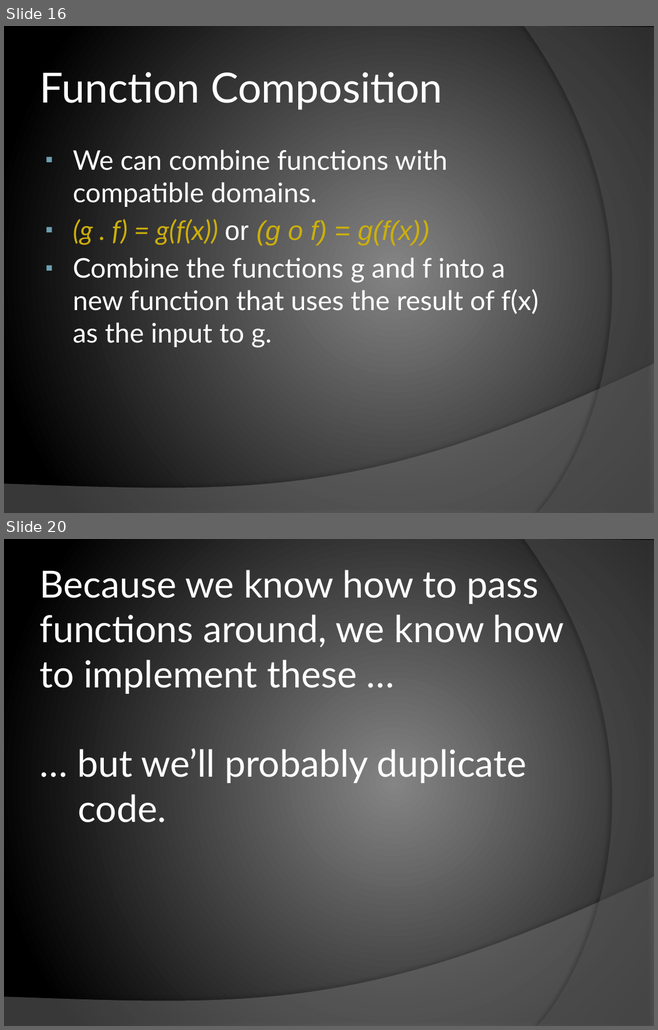
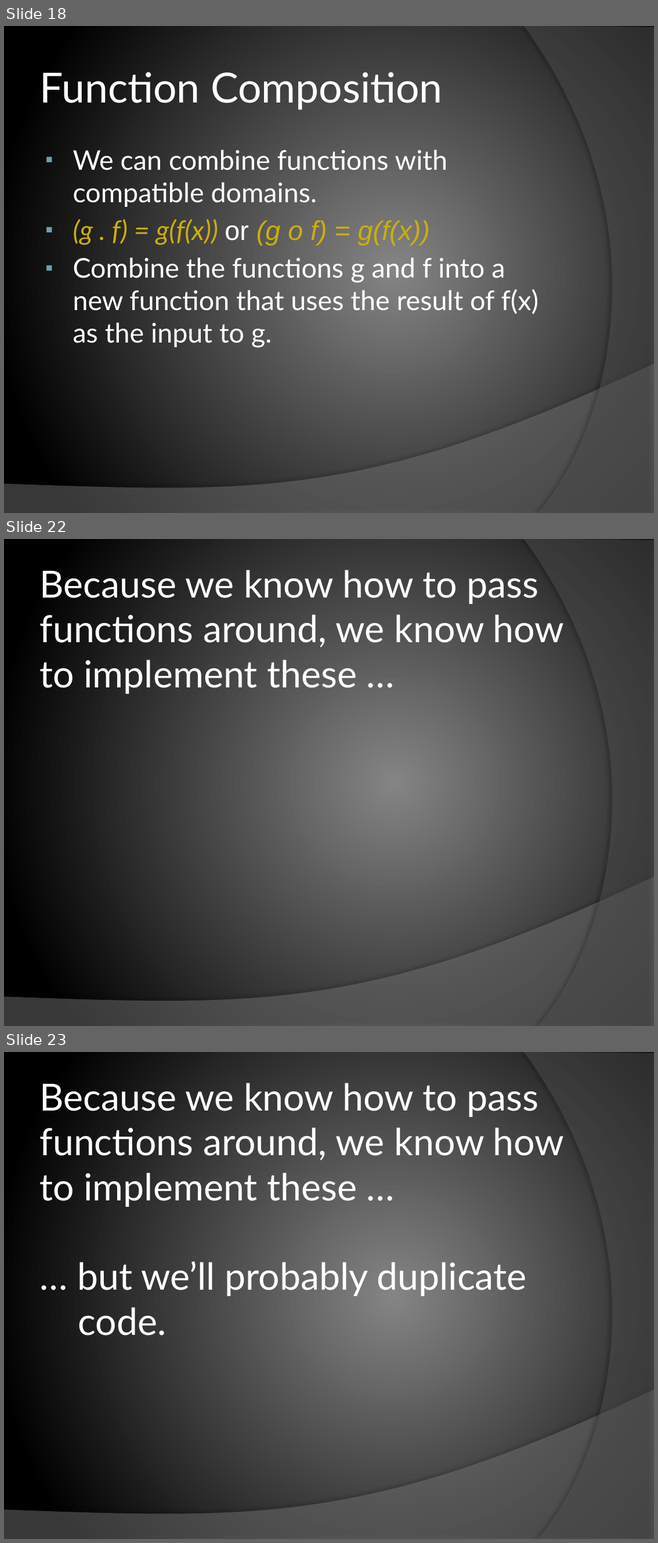
Before and after one commit to chrislewis/JaxFunc_0_ImperativelyFunctional, a slide deck: JaxFunc.pptx. Shown one above the other, each under a label of ours: slides 16 and 20 before the commit, slides 18, 22 and 23 after it; the slides between them are not shown. The pictures are 658x1030 and 658x1543 pixels, drawn with LibreOffice and Linux fonts; fonts in the diff are those of the drawing. Boxes give left, top, right and bottom in pixels: in the first picture for what was removed or moved away, otherwise in the second. Text is boxed around its words. In the diff, an @@ line names an element or a change of style, - is before the commit and + after.

```diff
--- a/JaxFunc.pptx
+++ b/JaxFunc.pptx
@@ slide 22 added at <box>4,539,654,1026</box>, background gradient #848484 to #000000; not listed: 2 template elements that a slide beside it also shows @@
@@ title added at <box>40,570,564,694</box>, 41.4 pt, text #FFFFFF @@
+Because we know how to pass functions around, we know how to implement these …
@@ what was slide 16 is now slide 18 @@
@@ what was slide 20 is now slide 23 @@
```
Also in this commit, not shown: 17 slides changed, 2 other slides added.
